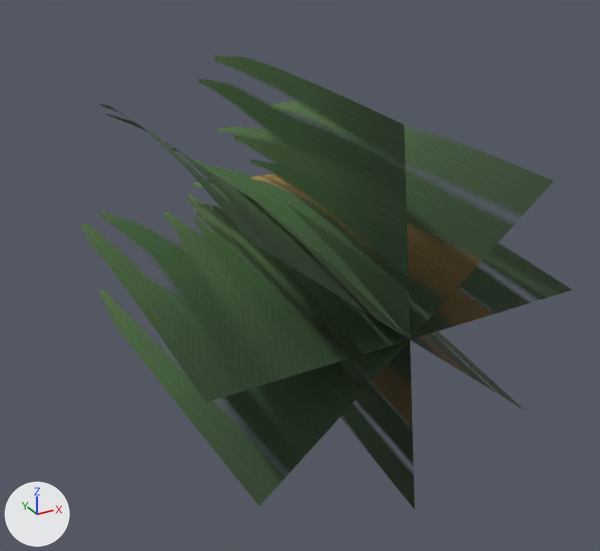
An edit to the glTF model models/vegetation/Tuft_Meadow.glb, drawn before and after from the same camera.
Before and after are seen from a camera (50 mm lens) standing at (-0.184, -0.242, 0.16) and looking at (0.021, 0.132, -0.027). The axes (+X, +Y, +Z) are drawn at lower left. The lights are the same throughout. The picture after the commit comes second.

The first picture shows 'Tuft_Meadow'.
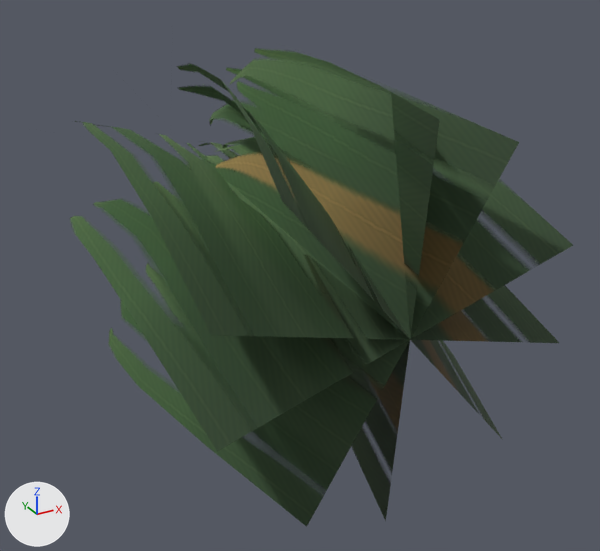
Changed parts and their boxes [x1, y1, x2, y2] in the pictures (600 x 551 px):
```json
{"object": "Tuft_Meadow", "change": "reshaped", "before": [80, 56, 572, 510], "after": [70, 48, 573, 527]}
{"part": 1, "of": "me_tuft_meadow", "change": "rebuilt", "before": [198, 56, 415, 510], "after": [226, 48, 440, 521]}
{"part": 2, "of": "me_tuft_meadow", "change": "rebuilt", "before": [99, 104, 524, 410], "after": [75, 121, 559, 343], "on screen": "14% wider, 27% shorter"}
{"part": 3, "of": "me_tuft_meadow", "change": "rebuilt", "before": [100, 101, 554, 506], "after": [177, 63, 503, 440]}
{"part": 4, "of": "me_tuft_meadow", "change": "reshaped", "before": [80, 203, 572, 401], "after": [70, 58, 573, 527]}
```

Edits to the scene script, one JSON object a line:
```json
{"block": "me_tuft_meadow", "where": "# used by ob_tuft_meadow; location = (0.0, 0.0, 0.0)"}
{"op": "remove", "block": "me_tuft_meadow", "code": "me_tuft_meadow.from_pydata(...)  # 48 vertices, 40 faces; spans x -0.09..0.09, y 0.0..0.293, z -0.09..0.091"}
{"op": "add", "block": "me_tuft_meadow", "code": "me_tuft_meadow.from_pydata(...)  # 60 vertices, 50 faces; spans x -0.1..0.096, y 0.0..0.319, z -0.093..0.1"}
{"block": "me_tuft_meadow", "change": "me_tuft_meadow part 1: the loose piece of 12 vertices spanning x -0.008..0.02, y 0.0..0.256, z -0.09..0.091 is rebuilt with 12 vertices and now spans x -0.008..0.05, y 0.0..0.319, z -0.093..0.09"}
{"block": "me_tuft_meadow", "change": "me_tuft_meadow part 2: the loose piece of 12 vertices spanning x -0.07..0.079, y 0.0..0.293, z -0.056..0.067 is rebuilt with 12 vertices and now spans x -0.087..0.096, y 0.0..0.3, z -0.024..0.058"}
{"block": "me_tuft_meadow", "change": "me_tuft_meadow part 3: the loose piece of 12 vertices spanning x -0.075..0.07, y 0.0..0.284, z -0.057..0.064 is rebuilt with 12 vertices and now spans x -0.058..0.086, y 0.0..0.224, z -0.069..0.092"}
{"block": "me_tuft_meadow", "change": "me_tuft_meadow part 4"}
{"block": "me_tuft_meadow", "change": "12 vertices are removed from x -0.09..0.09, y 0.0..0.236, z -0.002..0.014"}
{"block": "me_tuft_meadow", "change": "10 faces are deleted"}
{"block": "me_tuft_meadow", "change": "19 vertices are added at x -0.1..0.086, y 0.0..0.214, z -0.076..0.1"}
{"block": "me_tuft_meadow", "change": "5 new vertices lie (0.173, 0.0, 0.05) away from vertices in x -0.1..-0.092, y 0.057..0.208, z -0.006..0.021"}
{"block": "me_tuft_meadow", "change": "20 new faces join them"}
```
